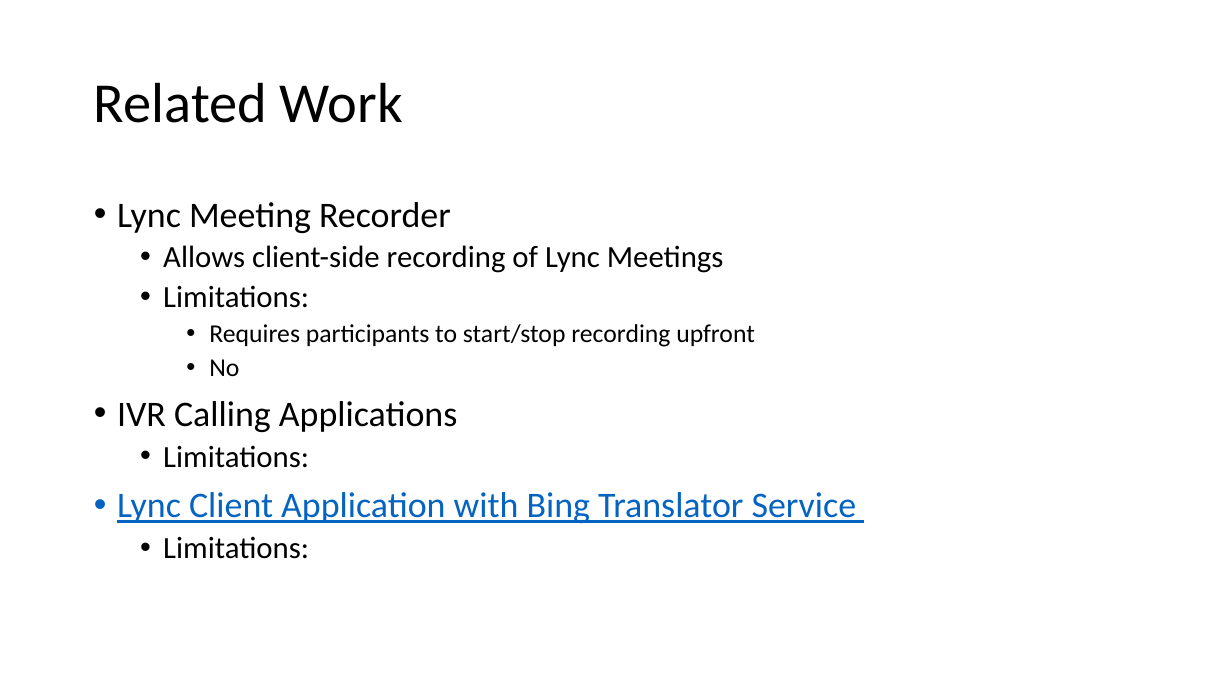
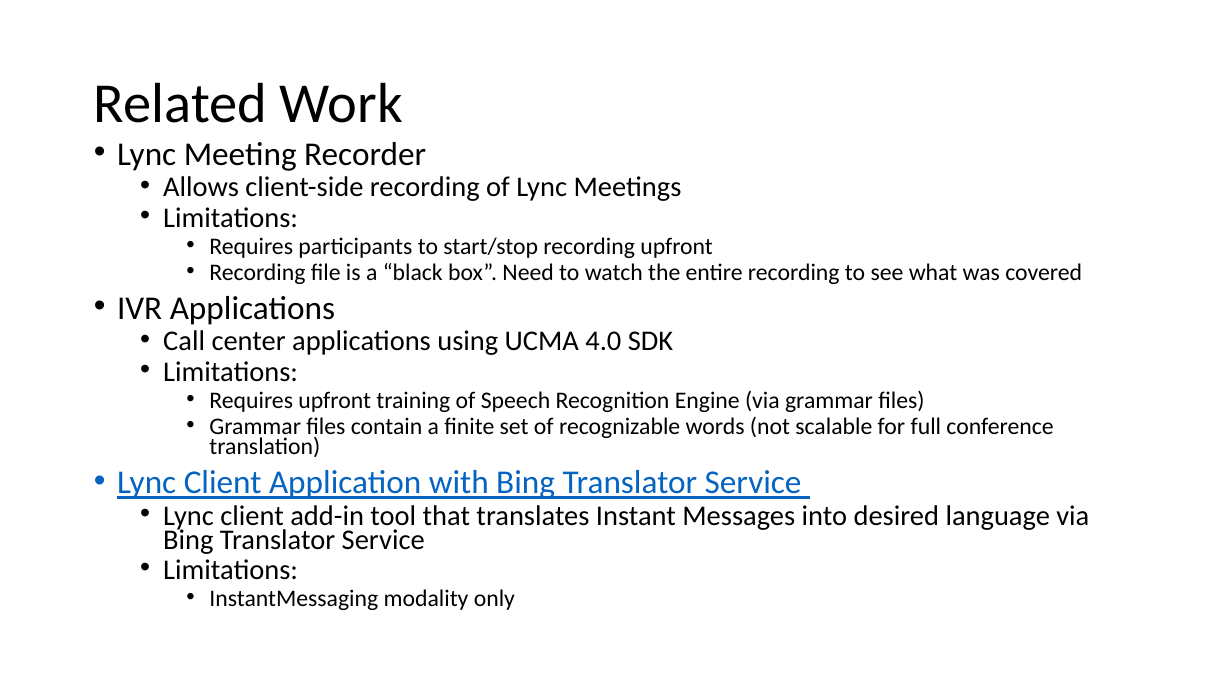
Before and after one commit to saluber/LyncMeetingTranscript, a slide deck: slide 4 of LyncMeetingTranscript.pptx. Drawn at 1232x693 pixels with LibreOffice and Linux fonts; fonts in the diff are those of the drawing. Boxes give left, top, right and bottom in pixels: in the first picture for what was removed or moved away, otherwise in the second. Text is boxed around its words. In the diff, an @@ line names an element or a change of style, - is before the commit and + after.

```diff
--- a/LyncMeetingTranscript.pptx
+++ b/LyncMeetingTranscript.pptx
@@ text "Lync Meeting Recorder": place and size @@
-text "Lync Meeting Recorder" at box(117, 202, 857, 559)
+text "Lync Meeting Recorder" at box(117, 142, 1089, 610)
@@ text at box(117, 142, 802, 580): size 28 to 25.9 pt in "Lync Meeting Recorder", "Lync Client Application with Bing Translator Service"; size 24 to 22.2 pt in "Allows client-side recording of Lync Meetings", "Limitations:", "Limitations:", "Limitations:"; size 20 to 18.5 pt in "Requires participants to start/stop recording upfront"; line spacing 0.9 to 0.7 @@
@@ text at box(117, 263, 1082, 355): text changed; size 28 to 18.5 pt @@
-    • No
-• IVR Calling Applications
+    • Recording file is a “black box”. Need to watch the entire recording to see what was covered
+• IVR Applications
+  • Call center applications using UCMA 4.0 SDK
@@ text at box(209, 391, 1053, 457): paragraphs added @@
+    • Requires upfront training of Speech Recognition Engine (via grammar files)
+    • Grammar files contain a finite set of recognizable words (not scalable for full conference translation)
@@ text at box(163, 505, 1089, 554): paragraph added @@
+  • Lync client add-in tool that translates Instant Messages into desired language via Bing Translator Service
@@ text at box(209, 589, 515, 610): paragraph added @@
+    • InstantMessaging modality only
```
Also in this commit, not shown: 5 other slides changed, 5 slides added, 5 slides removed, 6 other files.
